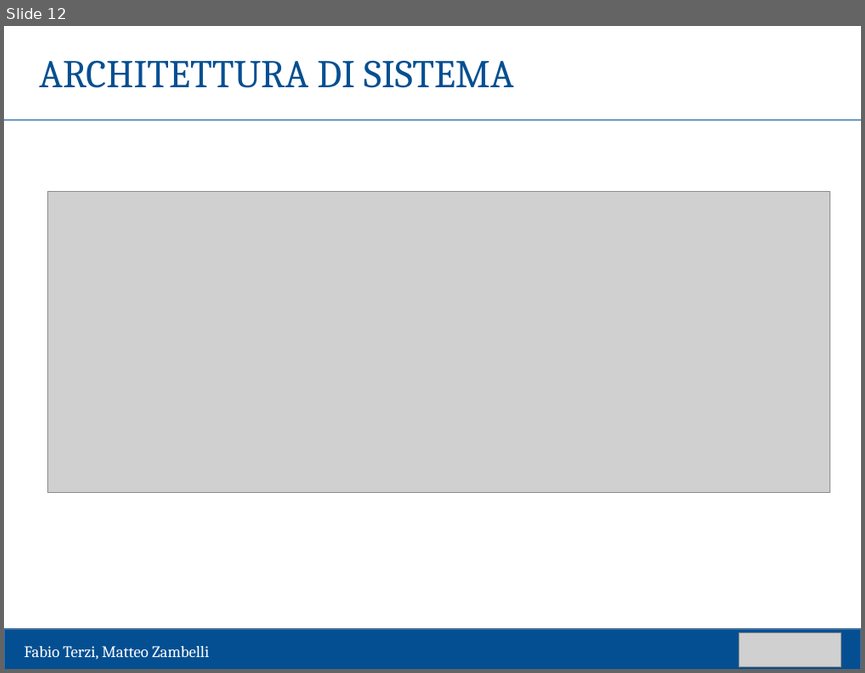
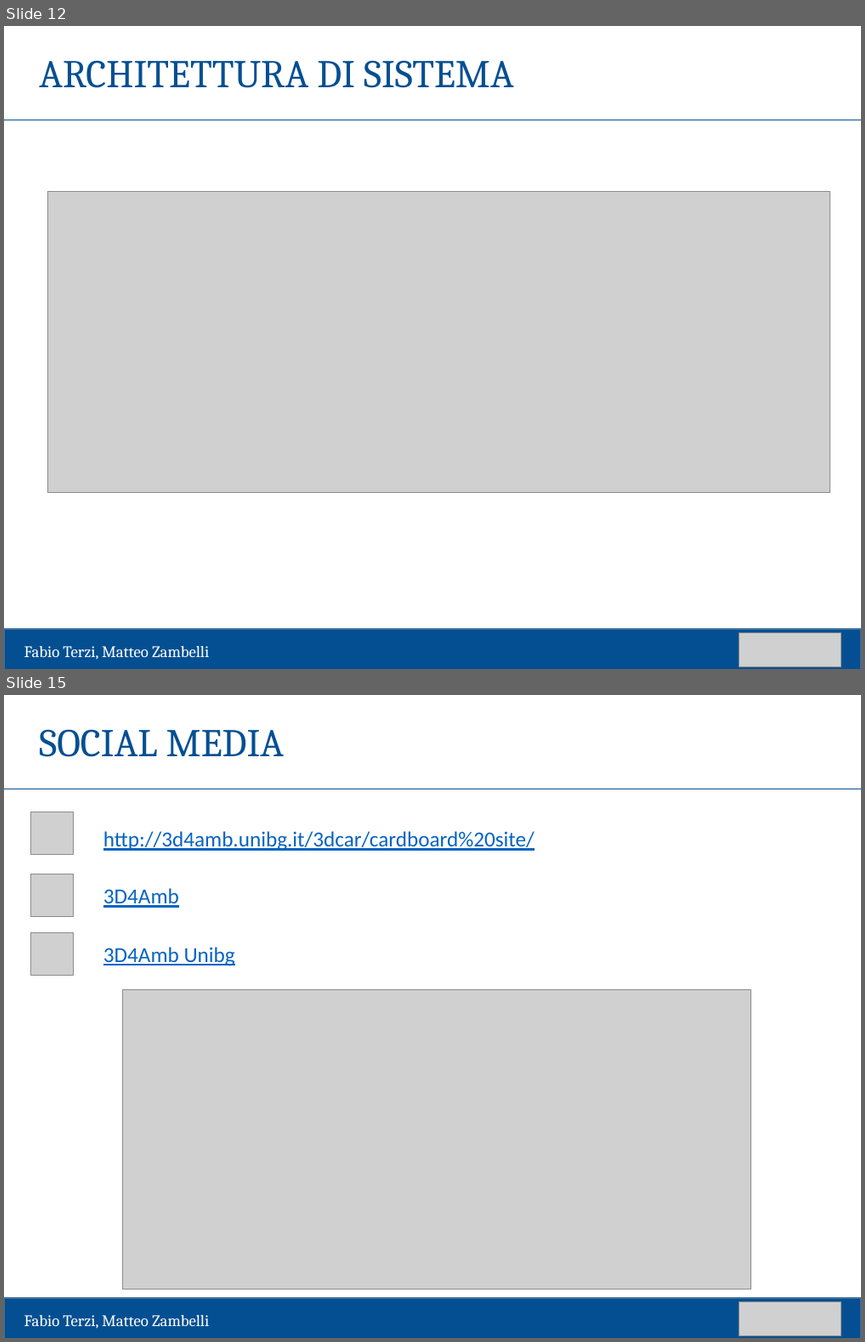
Before and after one commit to matteozambelli/CardboardApp, a slide deck: tesi/presentazione/template laurea-43.pptx. Shown one above the other, each under a label of ours: slide 12 before the commit, slides 12 and 15 after it; the slides between them are not shown. The pictures are 865x673 and 865x1342 pixels, drawn with LibreOffice and Linux fonts; fonts in the diff are those of the drawing; grey boxes stand for pictures. Boxes give left, top, right and bottom in pixels: in the first picture for what was removed or moved away, otherwise in the second. Text is boxed around its words. In the diff, an @@ line names an element or a change of style, - is before the commit and + after.

```diff
--- a/tesi/presentazione/template laurea-43.pptx
+++ b/tesi/presentazione/template laurea-43.pptx
@@ slide 15 added at bbox=[4, 695, 861, 1338], background #FFFFFF @@
@@ text added at bbox=[39, 729, 284, 757], 33 pt, text #044F92 @@
+SOCIAL MEDIA
@@ line added from (4, 789) to (861, 789), #044F92 0.5 pt @@
@@ picture added at bbox=[30, 812, 73, 854] @@
@@ text added at bbox=[103, 831, 534, 851], 18 pt, text #0563C1, underline @@
+http://3d4amb.unibg.it/3dcar/cardboard%20site/
@@ picture added at bbox=[30, 874, 73, 916] @@
@@ text added at bbox=[103, 888, 179, 907], 18 pt, text #0563C1, underline @@
+3D4Amb
@@ picture added at bbox=[30, 933, 73, 975] @@
@@ text added at bbox=[103, 947, 235, 966], 18 pt, text #0563C1, underline @@
+3D4Amb Unibg
@@ picture added at bbox=[122, 990, 750, 1289] @@
@@ rectangle added at bbox=[4, 1298, 861, 1338], fill #044F92, outline #43739E 1 pt @@
@@ picture added at bbox=[739, 1302, 841, 1336] @@
@@ text added at bbox=[24, 1315, 209, 1328], 13.5 pt, text #FFFFFF @@
+Fabio Terzi, Matteo Zambelli
```
Also in this commit, not shown: 2 other slides added.
